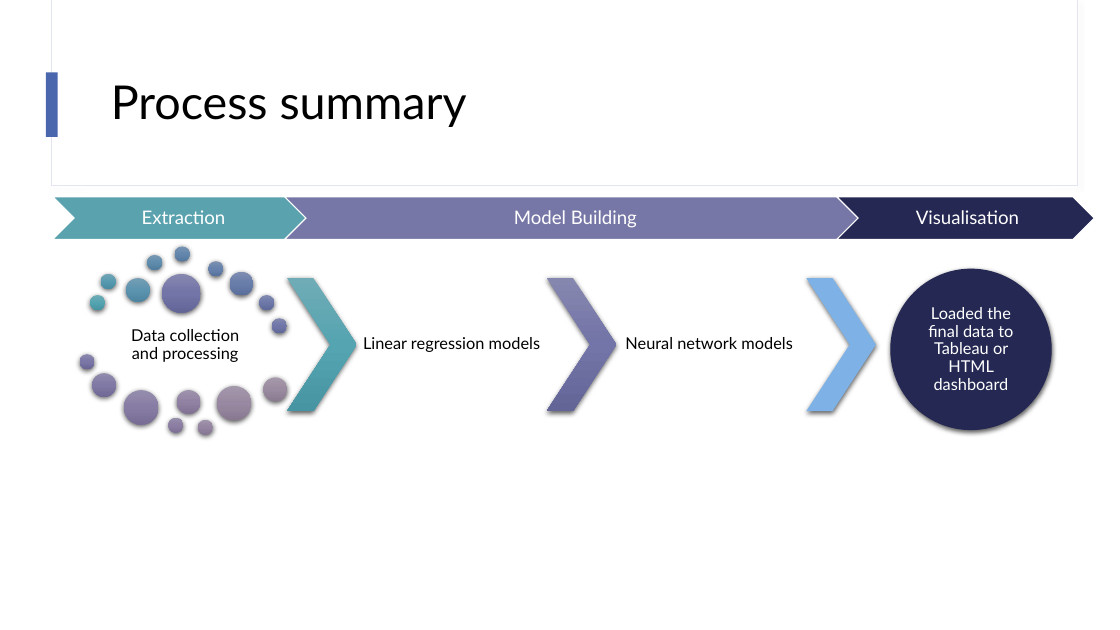
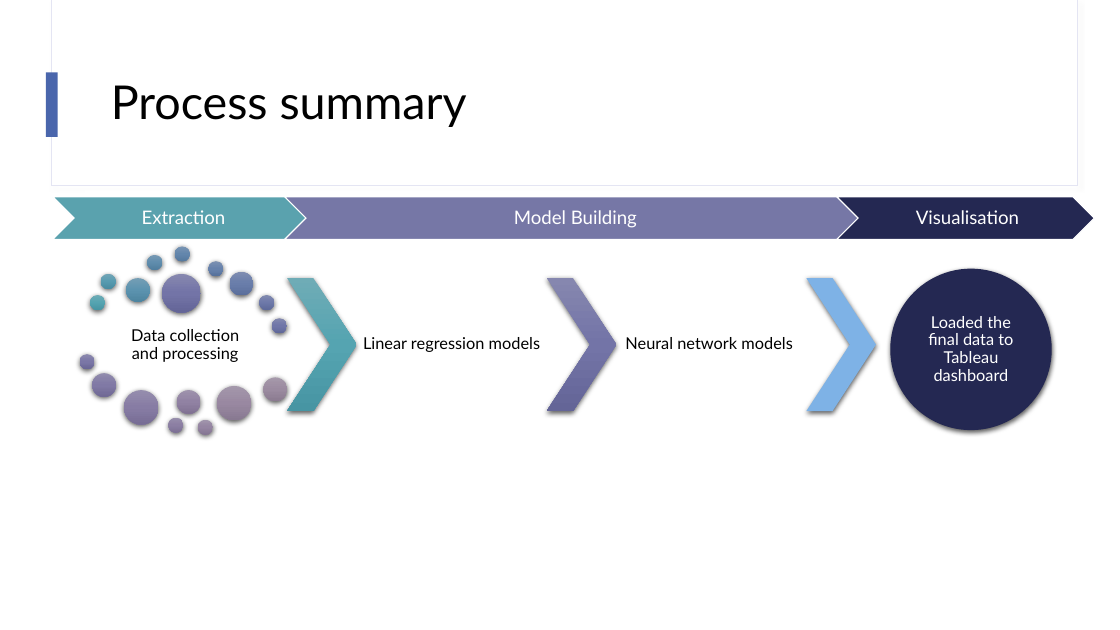
Before and after one commit to stephen823/New-York-Weather-Forcast-base-on-Machine-Learning, a slide deck: slide 6 of Final Project - Draft report.pptx. Drawn at 1120x630 pixels with LibreOffice and Linux fonts; fonts in the diff are those of the drawing. Boxes give left, top, right and bottom in pixels: in the first picture for what was removed or moved away, otherwise in the second. Text is boxed around its words. In the diff, an @@ line names an element or a change of style, - is before the commit and + after.

```diff
--- a/Final Project - Draft report.pptx
+++ b/Final Project - Draft report.pptx
@@ text at (928, 316, 1013, 381): text changed @@
-Loaded the final data to Tableau or HTML dashboard
+Loaded the final data to Tableau dashboard
```
Also in this commit, not shown: 4 other slides changed.
